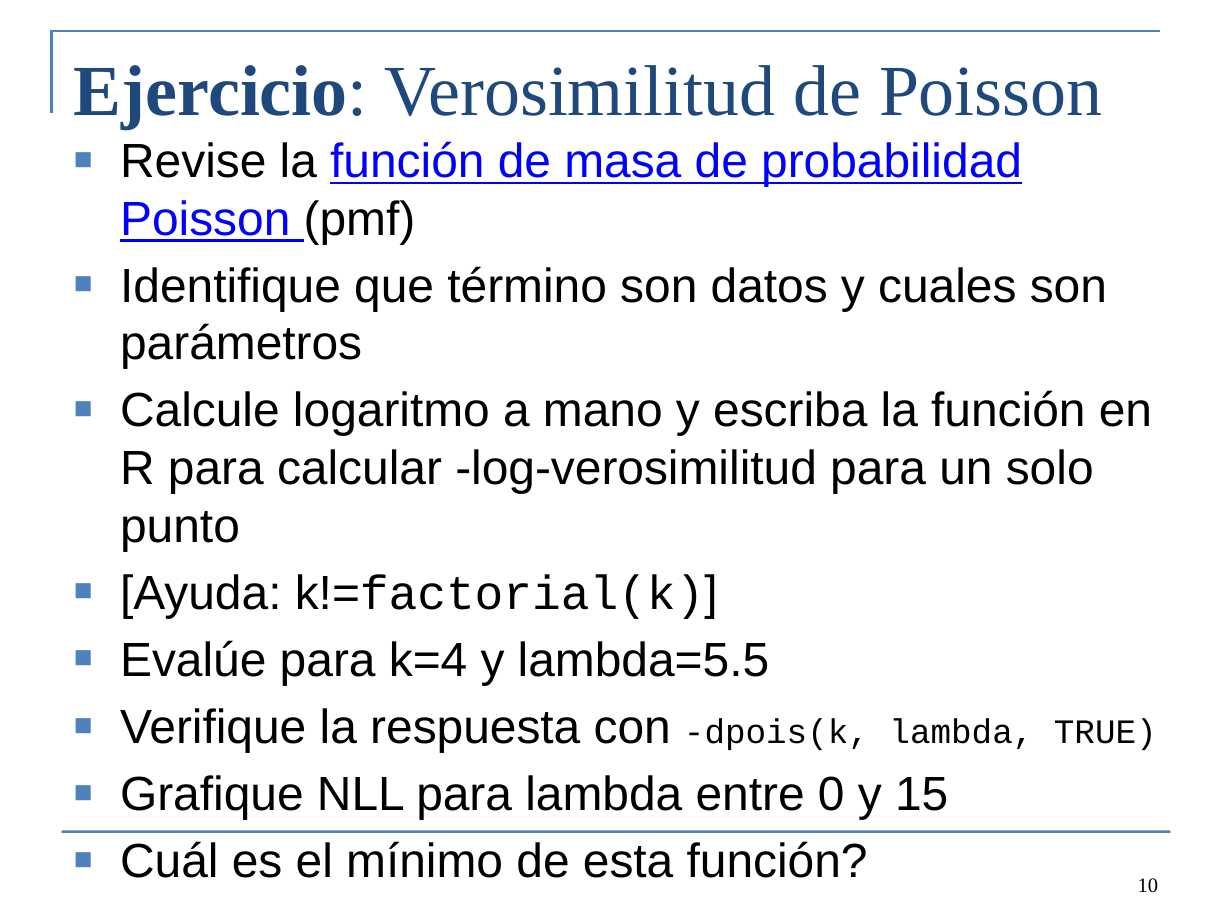
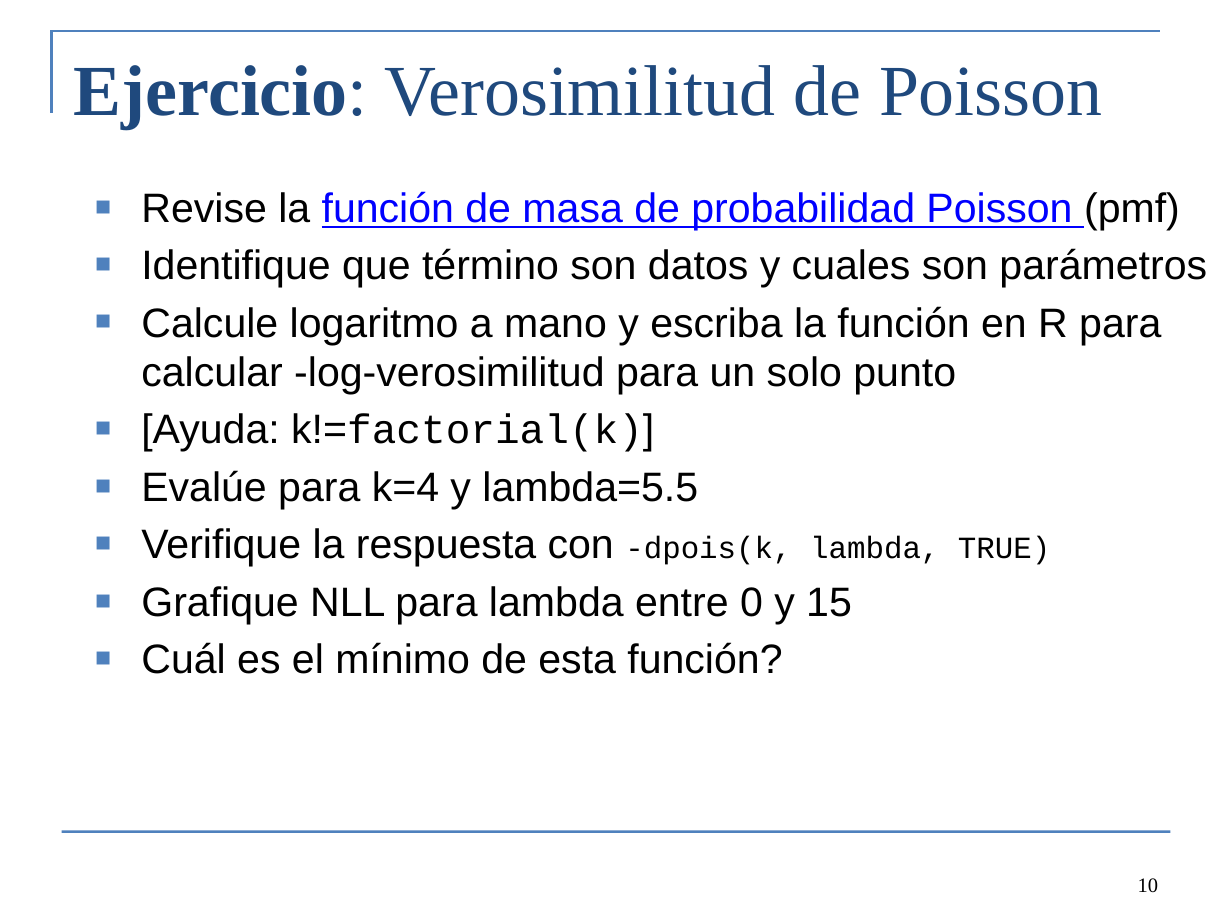
Before and after one commit to Cole-Monnahan-NOAA/tmb_workshop, a slide deck: slide 10 of day2/lecture2_maximum_likelihood_spa.pptx. Drawn at 1232x924 pixels with LibreOffice and Linux fonts; fonts in the diff are those of the drawing. Boxes give left, top, right and bottom in pixels: in the first picture for what was removed or moved away, otherwise in the second. Text is boxed around its words. In the diff, an @@ line names an element or a change of style, - is before the commit and + after.

```diff
--- a/day2/lecture2_maximum_likelihood_spa.pptx
+++ b/day2/lecture2_maximum_likelihood_spa.pptx
@@ text "Revise la función de masa ...": place and size @@
-text "Revise la función de masa ..." at [120, 141, 1157, 878]
+text "Revise la función de masa ..." at [141, 191, 1207, 674]
@@ text "Revise la función de masa ..." at [141, 191, 1207, 674]: size 28 to 24 pt; size 20 to 18 pt in "-dpois(k, lambda, TRUE)" @@
```
Also in this commit, not shown: 5 other slides changed, 6 other files.
